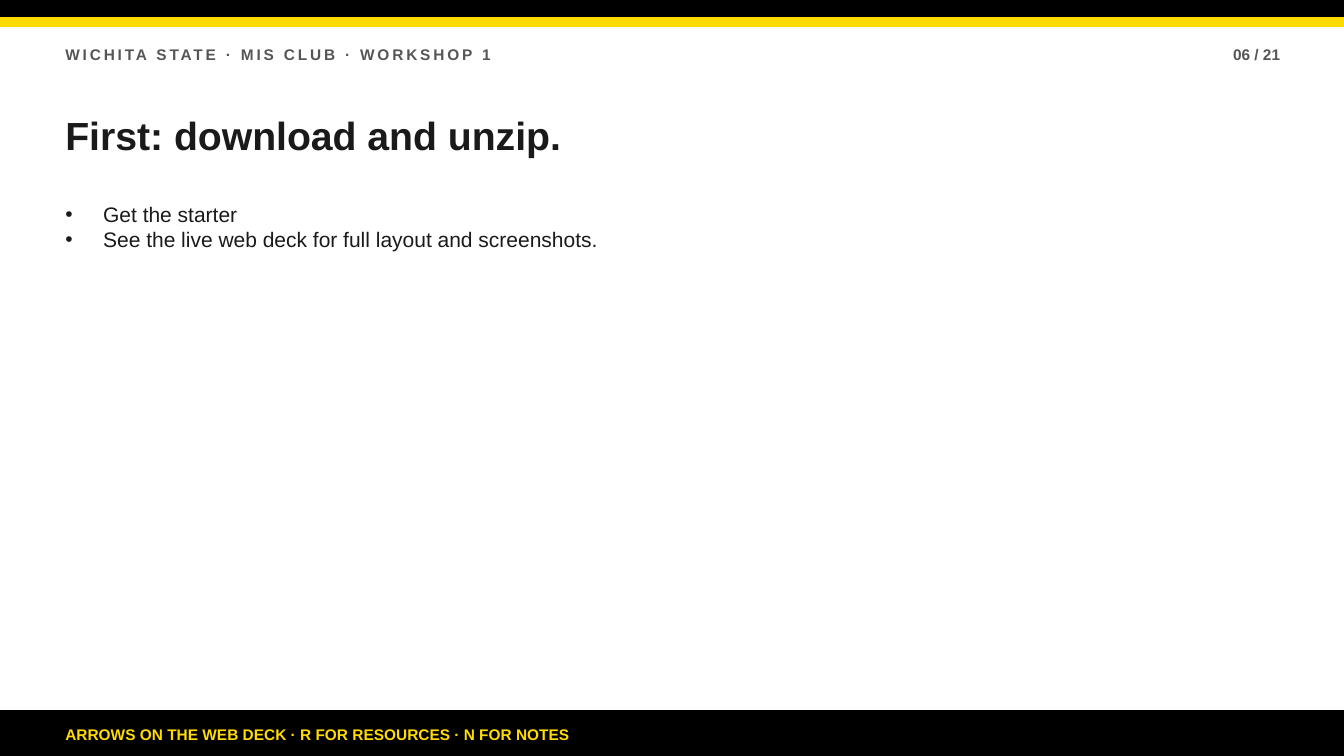
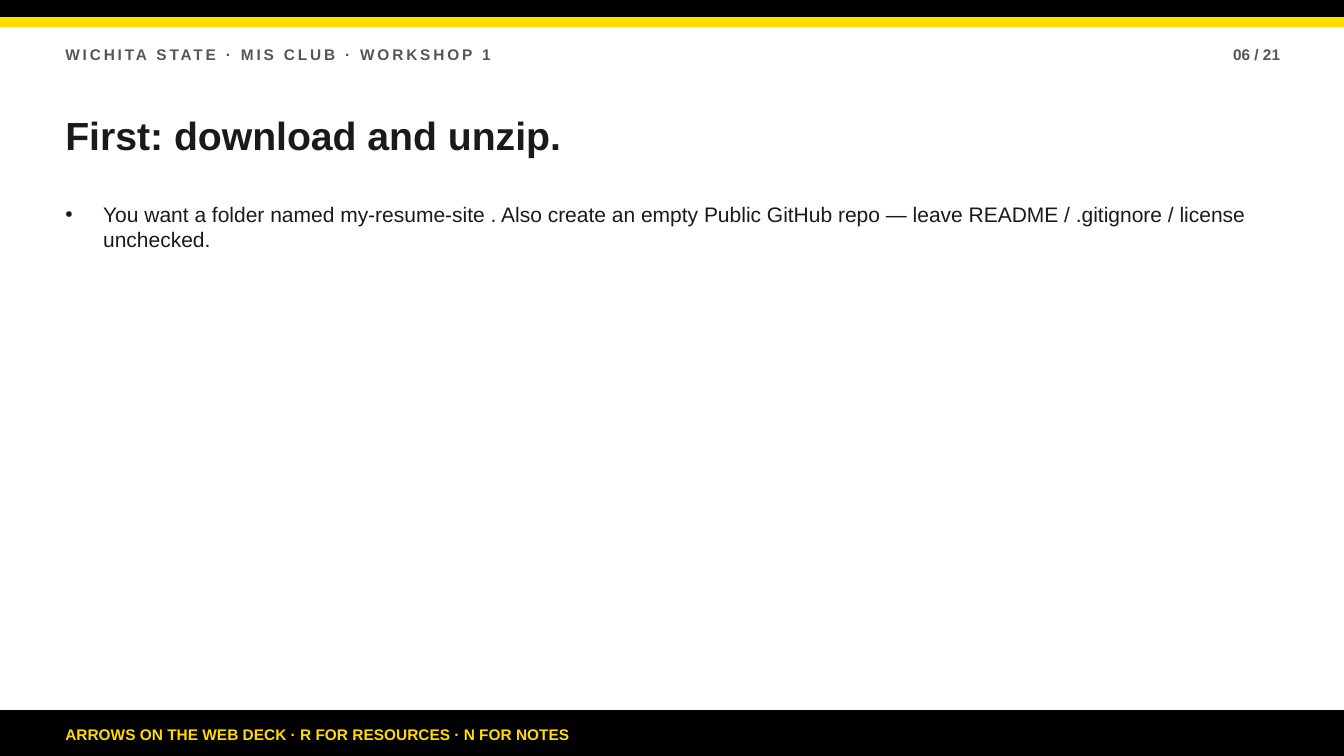
Before and after one commit to bsbcyber/workshop-site, a slide deck: slide 6 of downloads/workshop-1-presentation.pptx. Drawn at 1344x756 pixels with LibreOffice and Linux fonts; fonts in the diff are those of the drawing. Boxes give left, top, right and bottom in pixels: in the first picture for what was removed or moved away, otherwise in the second. Text is boxed around its words. In the diff, an @@ line names an element or a change of style, - is before the commit and + after.

```diff
--- a/downloads/workshop-1-presentation.pptx
+++ b/downloads/workshop-1-presentation.pptx
@@ text at (103,206,1245,248): text changed @@
-• Get the starter
-• See the live web deck for full layout and screenshots.
+• You want a folder named my-resume-site . Also create an empty Public GitHub repo — leave README / .gitignore / license unchecked.
```
Also in this commit, not shown: 18 other slides changed, 4 other files.
